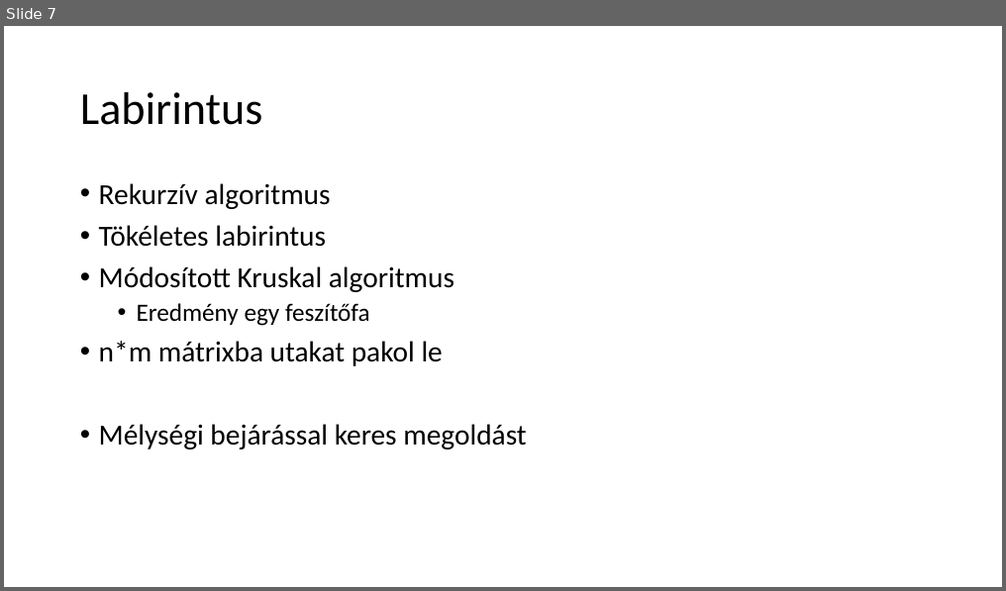
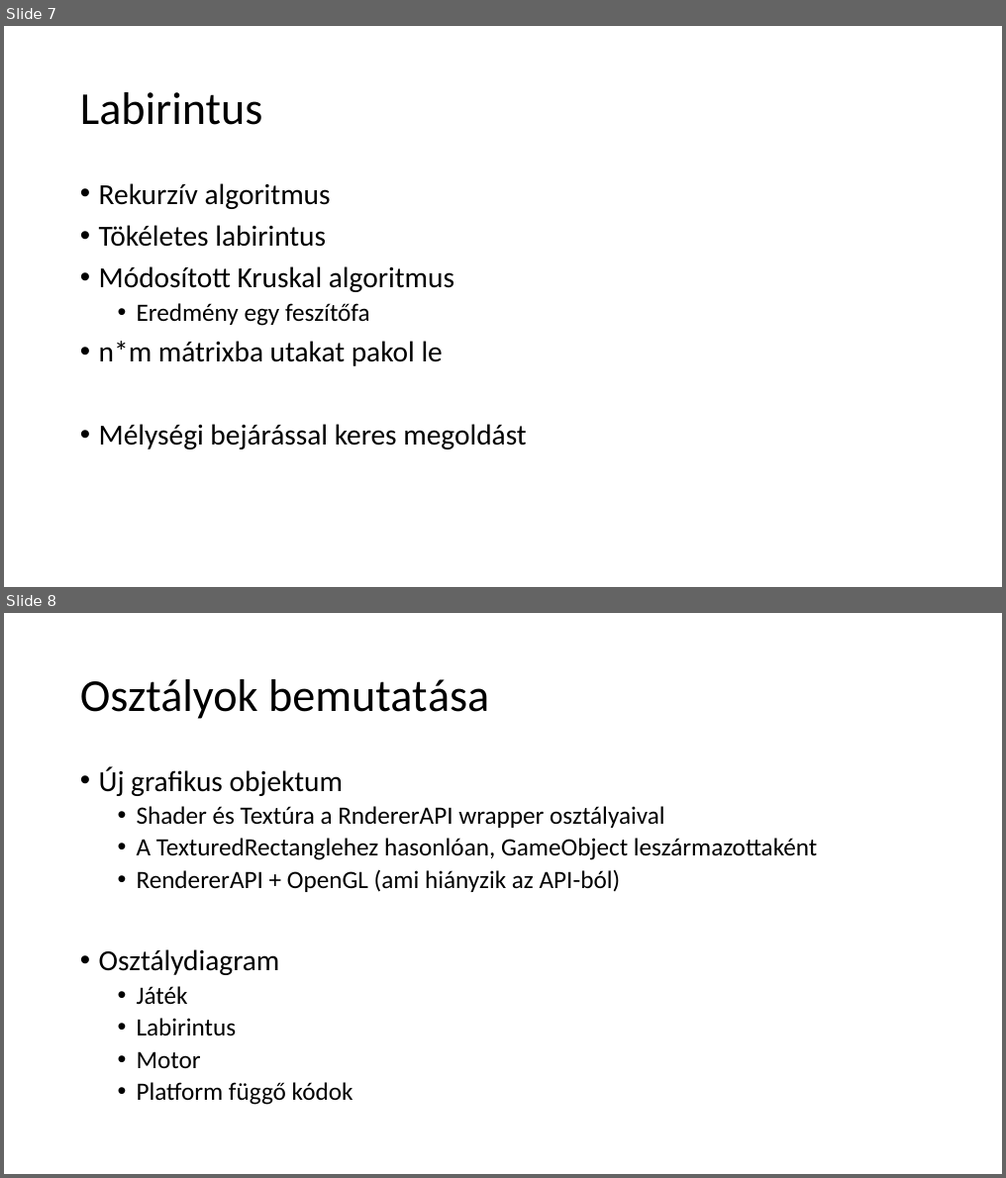
Before and after one commit to rittakos/BME_BSc, a slide deck: Zarovizsga/vedes.pptx. Shown one above the other, each under a label of ours: slide 7 before the commit, slides 7 and 8 after it. The pictures are 1006x591 and 1006x1178 pixels, drawn with LibreOffice and Linux fonts; fonts in the diff are those of the drawing. Boxes give left, top, right and bottom in pixels: in the first picture for what was removed or moved away, otherwise in the second. Text is boxed around its words. In the diff, an @@ line names an element or a change of style, - is before the commit and + after.

```diff
--- a/Zarovizsga/vedes.pptx
+++ b/Zarovizsga/vedes.pptx
@@ slide 8 added at box(4, 613, 1002, 1174), background #FFFFFF @@
@@ title added at box(80, 679, 489, 719), 44 pt, text #000000 @@
+Osztályok bemutatása
@@ text added at box(99, 766, 818, 1105), 24 pt, text #000000 @@
+• Új grafikus objektum
+  • Shader és Textúra a RndererAPI wrapper osztályaival
+  • A TexturedRectanglehez hasonlóan, GameObject leszármazottaként
+  • RendererAPI + OpenGL (ami hiányzik az API-ból)
+• Osztálydiagram
+  • Játék
+  • Labirintus
+  • Motor
+  • Platform függő kódok
```
Also in this commit, not shown: 1 other slide added, 1 slide removed, 2 other files.
